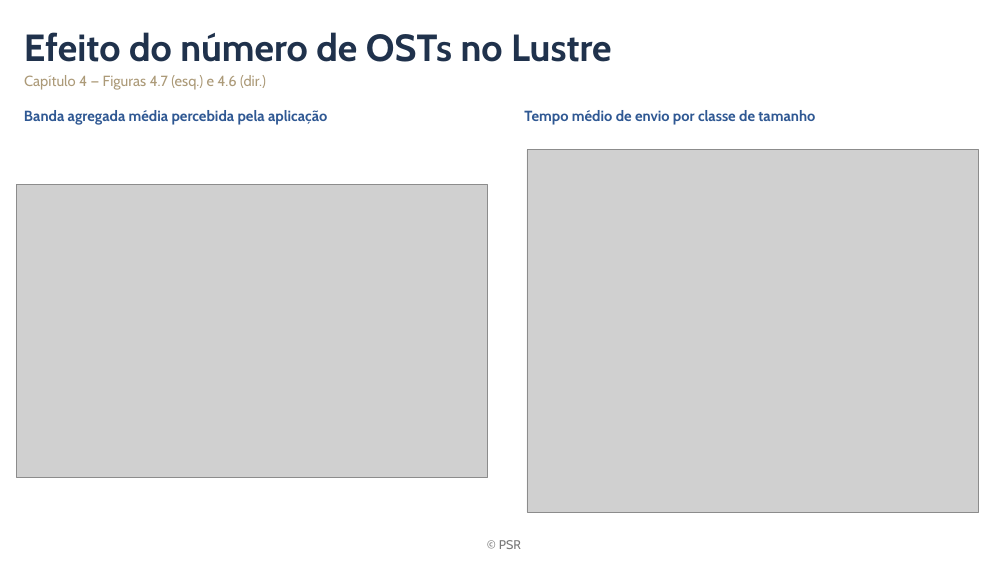
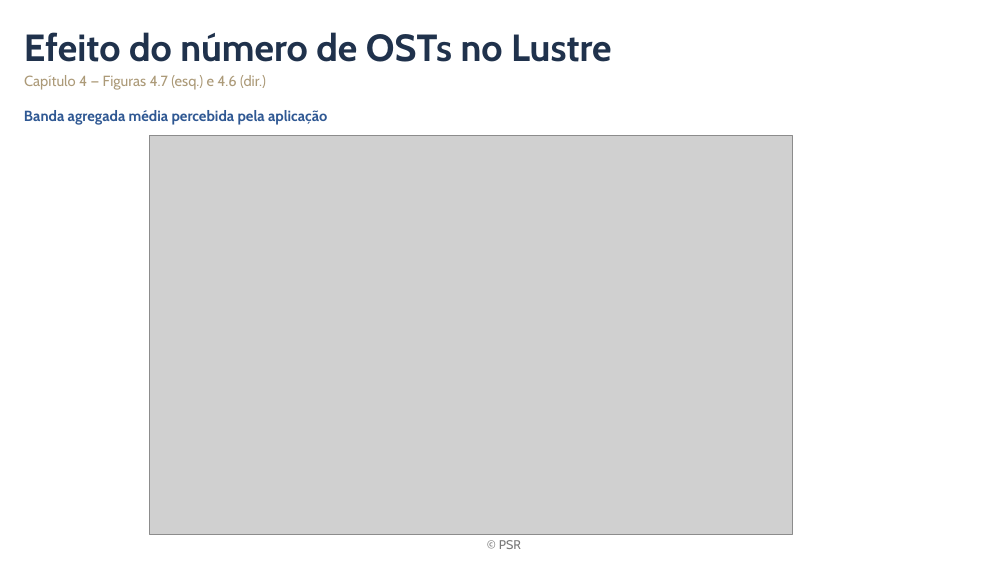
Before and after one commit to mbrcruz/SDDP-MPIO-Latex, a slide deck: slide 18 of Apresentacao/Apresentacao_esqueleto.pptx. Drawn at 1008x567 pixels with LibreOffice and Linux fonts; fonts in the diff are those of the drawing; grey boxes stand for pictures; background and template pictures are left out. Boxes give left, top, right and bottom in pixels: in the first picture for what was removed or moved away, otherwise in the second. Text is boxed around its words. In the diff, an @@ line names an element or a change of style, - is before the commit and + after.

Commit message:
Fix OSTs

```diff
--- a/Apresentacao/Apresentacao_esqueleto.pptx
+++ b/Apresentacao/Apresentacao_esqueleto.pptx
@@ text removed at [524, 110, 815, 125] @@
-Tempo médio de envio por classe de tamanho
@@ picture: place and size @@
-picture at [17, 185, 488, 477]
+picture at [150, 136, 792, 535]
@@ picture removed at [527, 150, 979, 512] @@
```
Also in this commit, not shown: 1 other slide changed.
